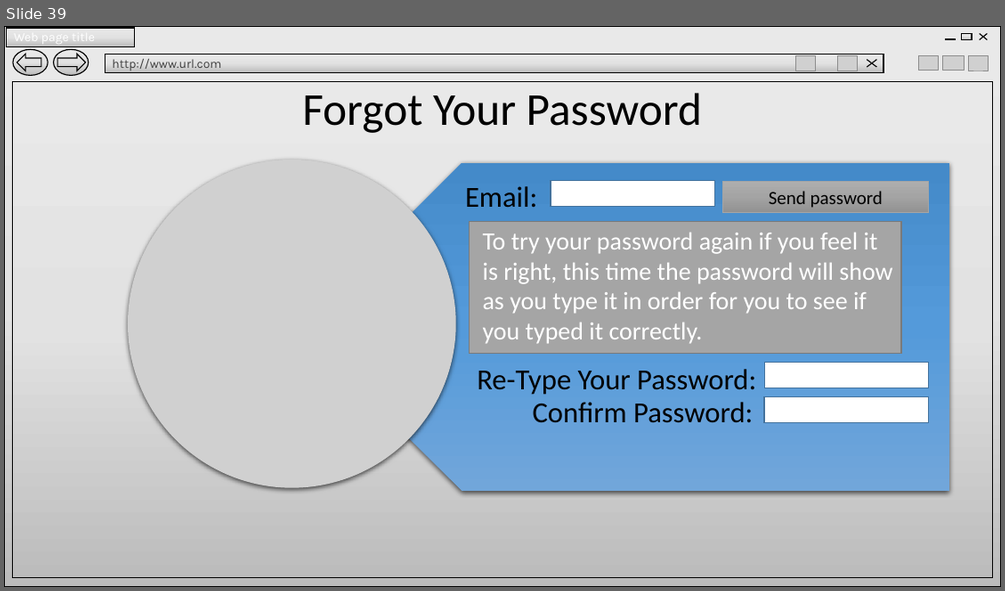
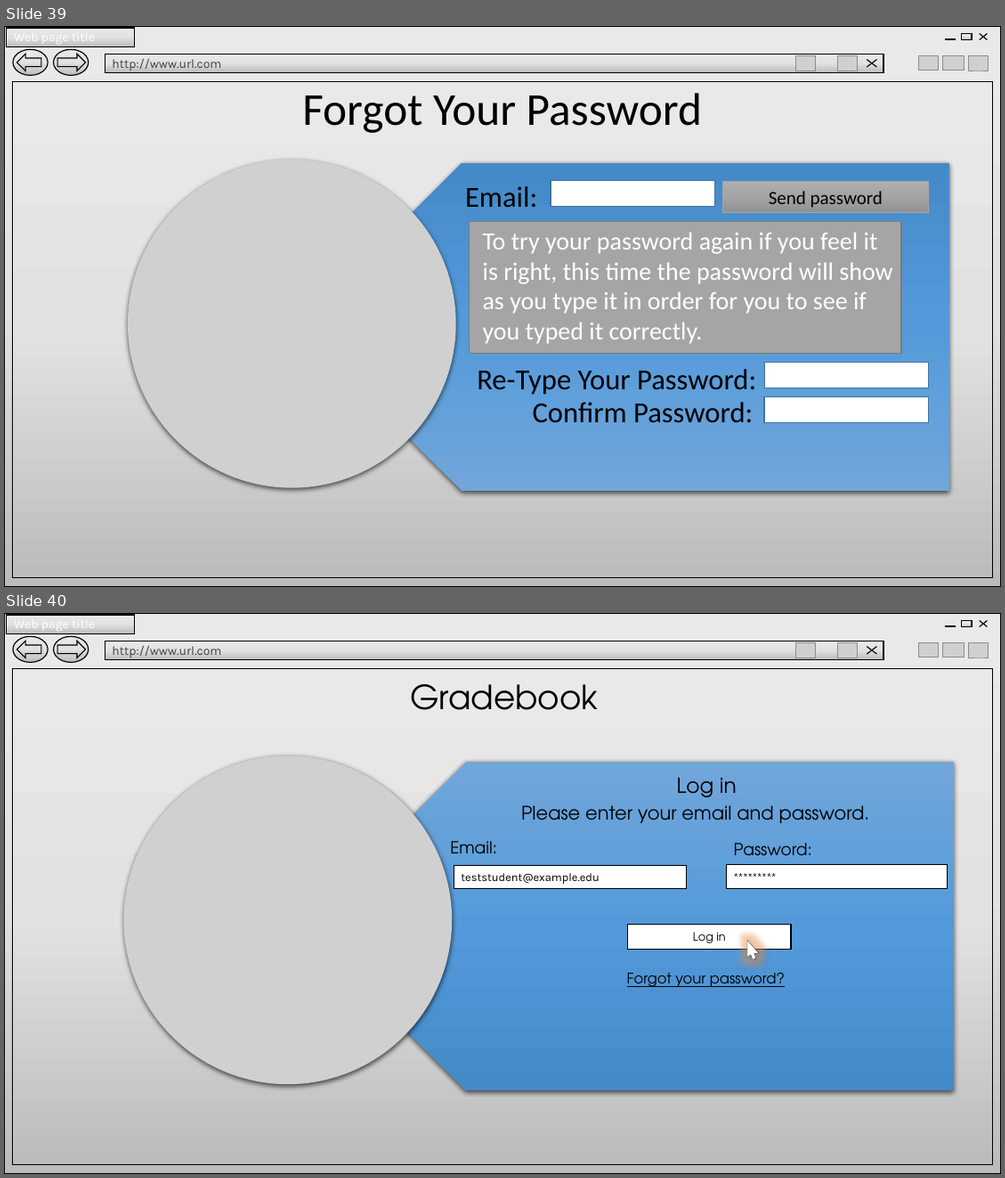
Before and after one commit to WVUP/Spring-2015, a slide deck: Assignments/Gradebook Application/Team Anthony/Gradebook Storyboard.pptx. Shown one above the other, each under a label of ours: slide 39 before the commit, slides 39 and 40 after it. The pictures are 1005x591 and 1005x1178 pixels, drawn with LibreOffice and Linux fonts; fonts in the diff are those of the drawing; grey boxes stand for pictures; background and template pictures are left out. Boxes give left, top, right and bottom in pixels: in the first picture for what was removed or moved away, otherwise in the second. Text is boxed around its words. In the diff, an @@ line names an element or a change of style, - is before the commit and + after.

```diff
--- a/Assignments/Gradebook Application/Team Anthony/Gradebook Storyboard.pptx
+++ b/Assignments/Gradebook Application/Team Anthony/Gradebook Storyboard.pptx
@@ slide 40 added at bbox=[4, 613, 1001, 1174], background #FFFFFF @@
@@ group added at bbox=[4, 613, 1001, 1174]: 7 rectangles, 5 pictures, 4 lines, 2 ellipses, 1 left arrow, 1 right arrow @@
+Web page title
+http://www.url.com
@@ text added at bbox=[410, 684, 598, 710], 32 pt, text #000000 @@
+Gradebook
@@ picture added at bbox=[123, 755, 452, 1084] @@
@@ pentagon arrow added at bbox=[302, 762, 954, 1090], fill gradient #71A6DB to #559BDB to #448ACA @@
@@ text added at bbox=[677, 777, 736, 797], 20 pt, text #000000 @@
+Log in
@@ text added at bbox=[521, 805, 870, 823], 18 pt, text #000000 @@
+Please enter your email and password.
@@ text added at bbox=[450, 841, 497, 854], 16 pt, text #000000 @@
+Email:
@@ text added at bbox=[734, 843, 812, 856], 16 pt, text #000000 @@
+Password:
@@ rectangle added at bbox=[453, 865, 686, 888], fill #FFFFFF, outline #000000 1 pt, 11 pt, text #000000 @@
+teststudent@example.edu
@@ rectangle added at bbox=[727, 865, 947, 889], fill #FFFFFF, outline #000000 1 pt, 11 pt, text #000000 @@
+*********
@@ rectangle added at bbox=[628, 925, 791, 949], fill #FFFFFF, outline #000000 1 pt, 11 pt, text #000000 @@
+Log in
@@ freeform shape added at bbox=[742, 938, 760, 961], fill #FFFFFF, outline #262626 0.25 pt @@
@@ text added at bbox=[627, 972, 785, 987], 14 pt, text #000000, underline @@
+Forgot your password?
```
Also in this commit, not shown: 20 slides changed, 1 other slide added, 4 other files.
